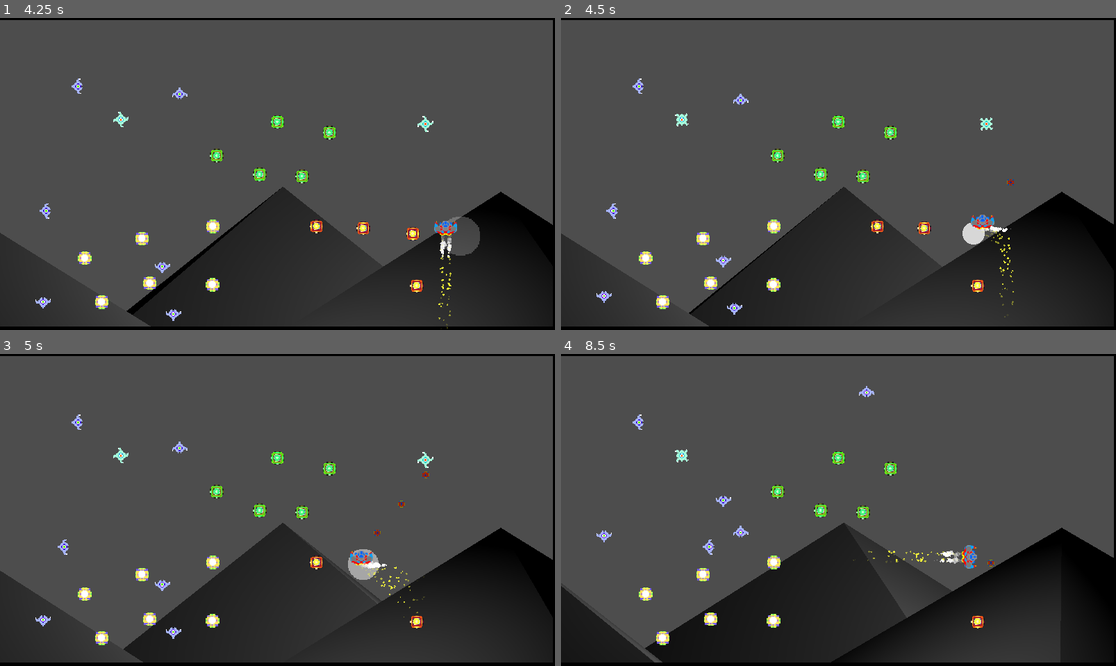
Above: before the commit, frames 1-4 (two rows, left to right).
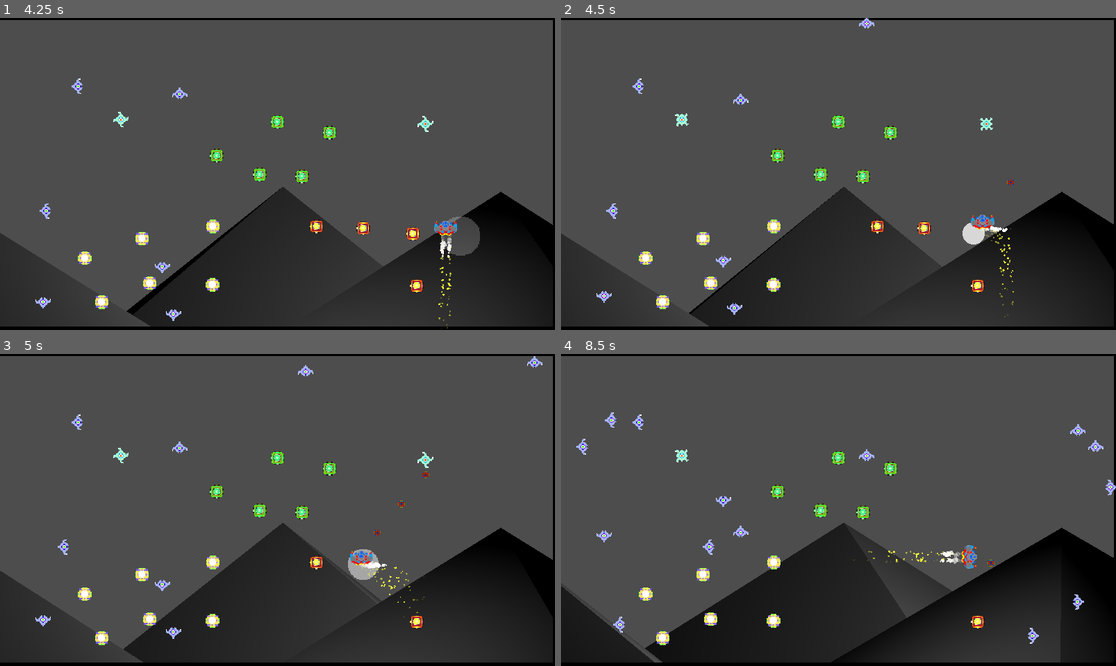
Above: after the commit, the same moments.

Repository: gamkedo-la/AttackStackCharlie
Game: Godot game, scene res://UI/MainMenu/main_menu.tscn
Two runs of this game, one before a commit and one after it. Both use one fixed random seed, a clock stepped at 60 frames per second and the inputs below.
Inputs:
- Up to frame 1 (4.25 s): click "PLAY GAME" at 0.5 s; hold D (move right) 1.28-2.03 s; hold Space (shoot) 1.28-2.03 s; hold S (move down) 2.03-2.78 s; tap Space (shoot) at 2.1, 3.6 s; hold D (move right) 2.78-3.53 s; hold Space (shoot) 2.78-3.53 s; hold W (move up) from 3.53 s (still down)
- Up to frame 2 (4.5 s): release W (move up) at 4.28 s; hold A (move left) from 4.28 s (still down); hold Space (shoot) from 4.28 s (still down)
- Up to frame 3 (5 s): keep holding A (move left); keep holding Space (shoot)
- Up to frame 4 (8.5 s): release Space (shoot) at 5.03 s; tap Space (shoot) at 5.1, 6.6, 8.1 s; release A (move left) at 5.78 s; hold S (move down) 5.78-6.53 s; hold Space (shoot) 5.78-6.53 s; hold D (move right) 6.53-7.28 s; hold W (move up) 7.28-8.03 s; hold Space (shoot) 7.28-8.03 s; hold D (move right) from 8.03 s (still down)

Frame 1 is identical in both runs. In frame 2, less than 0.1% of the frame differs, in the area x 53-57%, y 0-4%; in frame 3, 0.1%; in frame 4, 0.5%, in the area x 2-100%, y 10-93%.

Commit message:
Chain reaction explosion (WIP, still debug logging), spawning way more enemies to get them closer together

Diff:
--- a/Enemies/Enemy.gd
+++ b/Enemies/Enemy.gd
@@ -2,9 +2,22 @@
 var moveDir = Vector2.ZERO;
 const ENEMY_SPEED = 50
 
+var exploded = false
+var explosion_radius = 150
+var explosion_area: Area2D = null
+
 # Called when the node enters the scene tree for the first time.
 func _ready():
 	setDirection(Vector2.RIGHT)
+	explosion_area = Area2D.new()
+	var collision_shape = CollisionShape2D.new()
+	collision_shape.shape = CircleShape2D.new()
+	collision_shape.shape.radius = explosion_radius
+	explosion_area.add_child(collision_shape)
+	explosion_area.connect("area_entered", Callable(self, "_on_explosion_area_entered"))
+	add_child(explosion_area)
+	explosion_area.name = "ExplosionArea"
+	explosion_area.set_collision_mask_bit(0, false)
 	pass
 
 func setDirection(direction: Vector2):
@@ -15,5 +28,21 @@
 	pass
 
 func _on_projectile_detector_area_entered(area):
-	if area.is_in_group("bullet"):
-		queue_free()
+	if area.is_in_group("bullet") and not exploded:
+		explode()
+
+func explode():
+	exploded = true
+	queue_free()
+	if explosion_area and is_instance_valid(explosion_area):
+		var overlapping_areas = explosion_area.get_overlapping_areas()
+		for area in overlapping_areas:
+			if area.is_in_group("hitbox") and area is Enemy and not area.exploded:
+				area.get_parent().call_deferred("explode_with_delay")
+	else:
+		print("DEBUG: Explosion area not found or is invalid.")
+
+func explode_with_delay():
+	var timer = get_tree().create_timer(0.1)
+	await timer.timeout
+	explode()
--- a/Enemies/EnemyEdgeSpawning.gd
+++ b/Enemies/EnemyEdgeSpawning.gd
@@ -1,7 +1,7 @@
 extends Node2D
 
 var enemy_scene = preload("res://Enemies/EvilSlider.tscn")
-var max_enemies = 5
+var max_enemies = 25
 
 func _ready():
 	spawn_loop()
